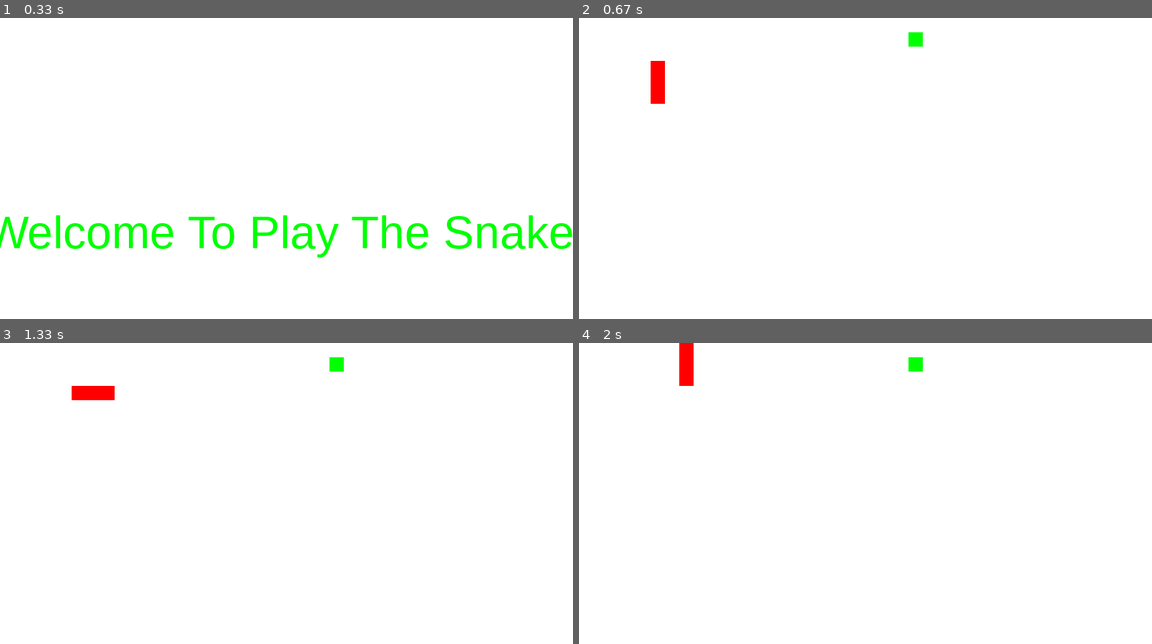
Above: before the commit, frames 1-4 (two rows, left to right).
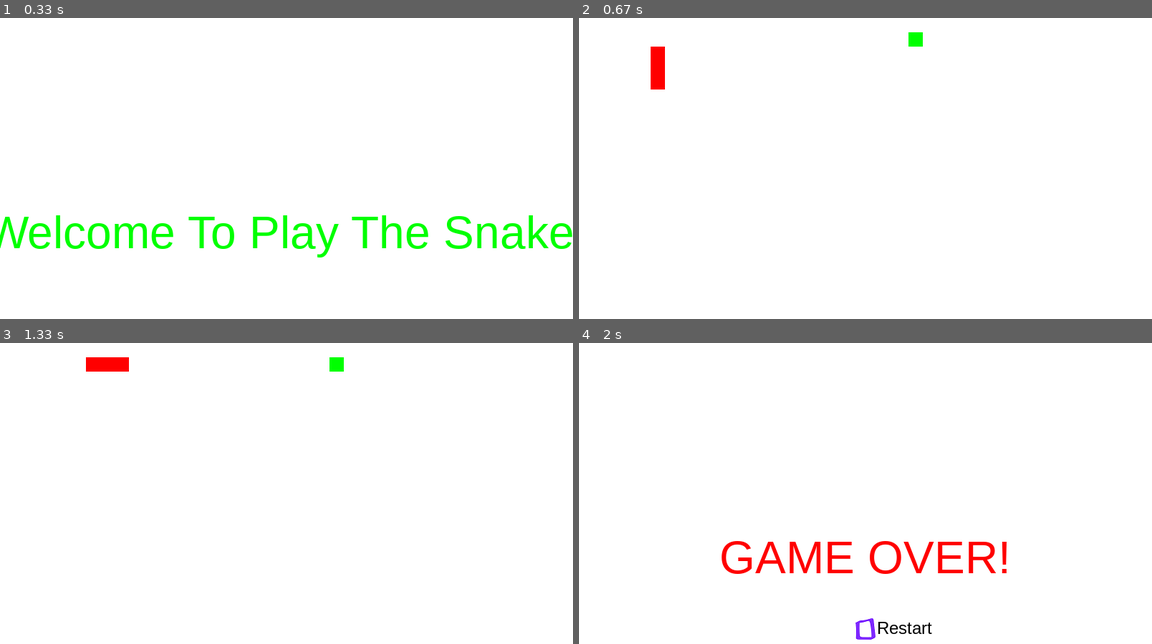
Above: after the commit, the same moments.

Repository: skywalkerlk/python---
Game: pygame game, started from pygame_snake_v01.py
The game is run twice, just before and just after one commit, with the same random seed, the same clock (stepped at 60 frames per second) and the same inputs.
Inputs (mouse positions are in pixels of both pictures, inside the frame that each line leads up to):
- Up to frame 1 (0.33 s): no input
- Up to frame 2 (0.67 s): click (865, 231) at 0.38 s
- Up to frame 3 (1.33 s): hold Right 0.67-1.13 s; hold Up from 1.17 s (still down)
- Up to frame 4 (2 s): release Up at 1.47 s

Frame 1 is identical in both runs. In frame 2, 0.2% of the frame differs, in the area x 12-15%, y 9-29%; in frame 3, 0.7%; in frame 4, 2.6%, in the area x 17-75%, y 0-99%.

Commit message:
可以加入修改速度的代码

Diff:
--- a/pygame_snake_v01.py
+++ b/pygame_snake_v01.py
@@ -100,7 +100,7 @@
 	screen.fill((255,255,255))
 	time_passed = FPSCLOCK.tick(30)
 	#修改这个条件判断中的数值可以控制蛇移动的快慢/绘图的反应速度？
-	if times>200:
+	if times>100:
 		times = 0.0
 		s = move(s,d)
 	else:
